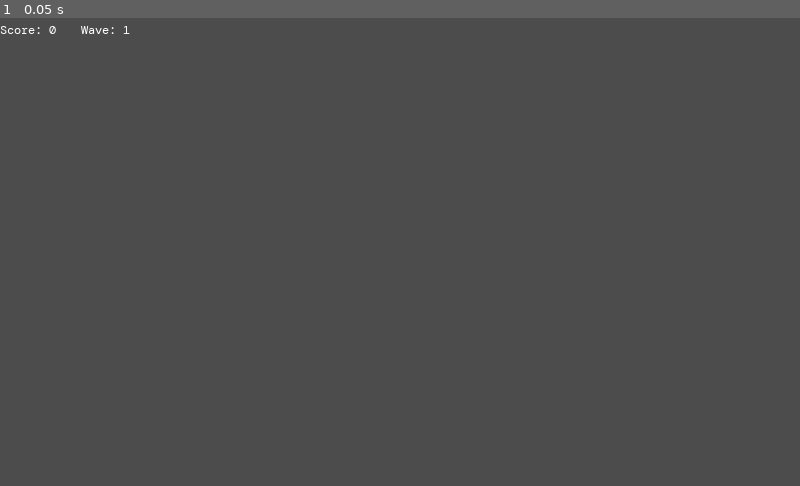
Above: before the commit, frame 1.
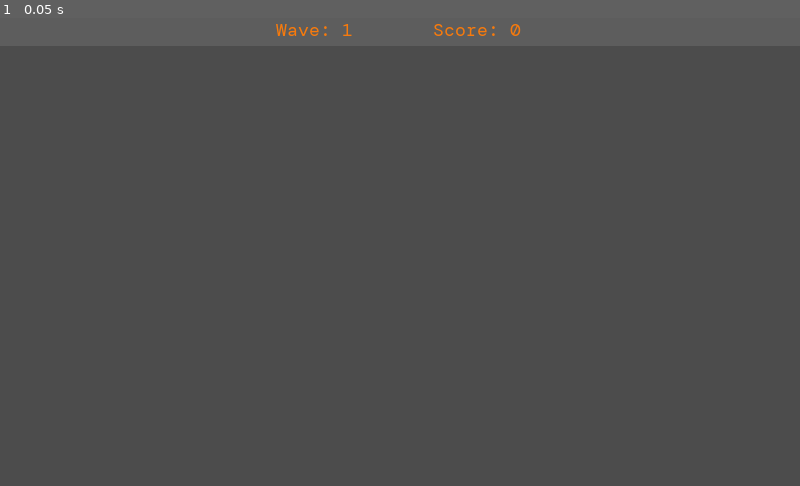
Above: after the commit, the same moment.

Repository: the-g-force/FamJam-February2021
Game: Godot game, scene res://src/HUD.tscn
Same seed, same stepped clock (60 frames per second), same inputs: the game is played once before the commit and once after it. This scene is started directly instead of the project's main scene.
Inputs:
- Up to frame 1 (0.05 s): no input

The runs differ from the first frame. In frame 1, 0.3% of the frame differs, in the area x 0-66%, y 1-4%.

Commit message:
Beautify HUD

Diff:
--- a/project/project.godot
+++ b/project/project.godot
@@ -8,14 +8,9 @@
 
 config_version=4
 
-_global_script_classes=[ {
-"base": "HBoxContainer",
-"class": "HUD",
-"language": "GDScript",
-"path": "res://src/HUD.gd"
-} ]
+_global_script_classes=[  ]
 _global_script_class_icons={
-"HUD": ""
+
 }
 
 [application]
--- a/project/src/GameplayLevel.gd
+++ b/project/src/GameplayLevel.gd
@@ -17,14 +17,15 @@
 	GAME_OVER
 }
 
+export var max_duration := 8.0
+export var base_points_per_wave = 5
+
 var _word_bank = preload("res://src/WordBank.gd").new()
 var _state = State.COUNTING_DOWN
 var _percent_alien_progress := 0.0
 var _level := 3
 var _aliens_defeated := 0
 var _max_level:int
-
-export var _total_time := 8.0
 
 onready var _word := $WordBox/FancyWord
 onready var _word_box := $WordBox
@@ -43,7 +44,7 @@
 
 func _process(delta):
 	if _state == State.PLAYING:
-		_percent_alien_progress += delta/_total_time
+		_percent_alien_progress += delta/max_duration
 		var pos = lerp(_start_pos, _end_pos, _percent_alien_progress)
 		_alien_slot.position = pos
 		if _percent_alien_progress >= 1:
@@ -76,14 +77,13 @@
 			true:
 				var complete:bool = _word.is_complete()
 				if complete:
-					_hud.score += (1 - _percent_alien_progress) * _total_time
+					_hud.score += base_points_per_wave + (1 - _percent_alien_progress) * max_duration
 					_hud.wave += 1
 					_remove_alien_sprite()
 					_check_level()
 					_create_new_alien()
 					_word_box.remove_child(_word)
 					_generate_word()
-
 
 
 func _check_level():
--- a/project/src/HUD.gd
+++ b/project/src/HUD.gd
@@ -1,14 +1,16 @@
-class_name HUD
-extends HBoxContainer
+extends ColorRect
 
 var score := 0 setget _set_score
 var wave := 1 setget _set_wave
 
+onready var _score_label := $ScoreLabel
+onready var _wave_label := $WaveLabel
+
 func _set_score(value):
 	score = value
-	$ScoreLabel.text = 'Score: %d' % score
+	_score_label.text = 'Score: %d' % score
 
 
 func _set_wave(value):
 	wave = value
-	$WaveLabel.text = 'Wave: %d' % wave
+	_wave_label.text = 'Wave: %d' % wave
--- a/project/src/HUD.tscn
+++ b/project/src/HUD.tscn
@@ -4,28 +4,40 @@
 [ext_resource path="res://assets/fonts/DMMono-Regular.ttf" type="DynamicFontData" id=2]
 
 [sub_resource type="DynamicFont" id=1]
+size = 24
 font_data = ExtResource( 2 )
 
-[node name="HUD" type="HBoxContainer"]
+[node name="HUD" type="ColorRect"]
 anchor_right = 1.0
-margin_bottom = 31.0
-custom_constants/separation = 32
+margin_bottom = 36.0
+color = Color( 1, 1, 1, 0.0941176 )
 script = ExtResource( 1 )
+__meta__ = {
+"_edit_lock_": true,
+"_edit_use_anchors_": false
+}
+
+[node name="WaveLabel" type="Label" parent="."]
+margin_left = 382.405
+margin_right = 452.405
+margin_bottom = 21.0
+grow_horizontal = 0
+custom_fonts/font = SubResource( 1 )
+custom_colors/font_color = Color( 0.968627, 0.478431, 0.0470588, 1 )
+custom_constants/shadow_offset_x = 2
+text = "Wave: 1"
 __meta__ = {
 "_edit_use_anchors_": false
 }
 
 [node name="ScoreLabel" type="Label" parent="."]
-margin_top = 5.0
-margin_right = 80.0
-margin_bottom = 26.0
+margin_left = 554.055
+margin_right = 634.055
+margin_bottom = 21.0
 custom_fonts/font = SubResource( 1 )
+custom_colors/font_color = Color( 0.968627, 0.478431, 0.0470588, 1 )
+custom_constants/shadow_offset_x = 2
 text = "Score: 0"
-
-[node name="WaveLabel" type="Label" parent="."]
-margin_left = 112.0
-margin_top = 5.0
-margin_right = 182.0
-margin_bottom = 26.0
-custom_fonts/font = SubResource( 1 )
-text = "Wave: 1"
+__meta__ = {
+"_edit_use_anchors_": false
+}
